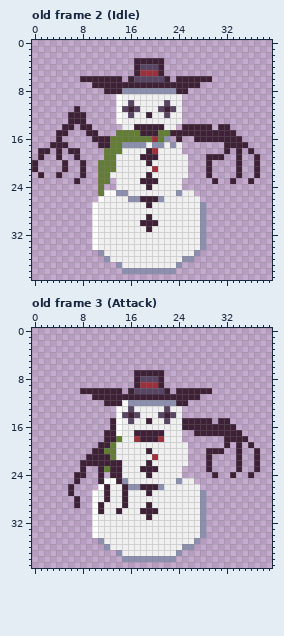
One commit to this pixel-art file: phaser/concepts/enemy-snowman.aseprite. Above is the file before it was changed.
40x40 pixels, 3 frames. Shown: old frame 2 (Idle), old frame 3 (Attack). The commit also changed other frames, which this record leaves out.
Now the later version:
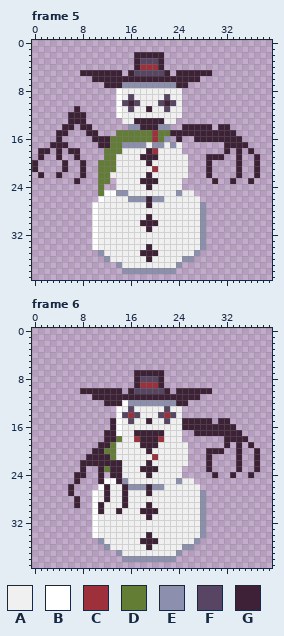
Palette (. is transparent): A #f0f0f0  B #ffffff  C #9d303b  D #647d34  E #8c8fae  F #584563  G #3e2137
A new or re-ordered frame is compared with the old frame closest to it.
Edits made:
frames 3 -> 6
--- frame 5 is new; against old frame 2 (Idle)
@@ x 6..31 @@
  1 ..........................
- 2 ..........................
- 3 ...........GGGGG..........
- 4 ...........GFFFG..........
- 5 ...........GCCCG..........
- 6 ..GGGGGGG.GFFFFFG.GGGGGG..
- 7 ....GGGGGGGGGGGGGGGGGG....
- 8 ......GGGEEEEEEEEEGG......
- 9 ........BAAAAAAAAAA.......
-10 ........BAFAAAAAFAA.......
-11 .G......BFGFAAAFGFA.......
-12 GGG.....BAFAAGAAFAA.......
-13 GGG.....BAAAAAAAAAA.......
-14 G.GG.....AAGGGGGAA.GGGGG.G
-15 ...GG...DDDDGGGDDGGGGGGGGG
+ 2 ...........GGGGG..........
+ 3 ...........GFFFG..........
+ 4 ...........GCCCG..........
+ 5 ..GGGGGGG.GFFFFFG.GGGGGG..
+ 6 ....GGGGGGGGGGGGGGGGGG....
+ 7 ......GGGEEEEEEEEEGG......
+ 8 ........BAAAAAAAAAA.......
+ 9 ........BAFAAAAAFAA.......
+10 ........BFGFAAAFGFA.......
+11 .G......BAFAAGAAFAA.......
+12 GGG.....BAAAAAAAAAA.......
+13 GGG......AAGGGGGAA........
+14 G.GG......EEGGGEE..GGGGG.G
+15 ...GG...DDDDDDCDDGGGGGGGGG
 16 ....GGGDDDDDDDCDE.G..GGGGG
@@ x 16..22 @@
 25 AAAAAAA
-26 EEGGGEA
+26 EEEGEEA
 27 AAAGAAA
@@ x 16..22 @@
 33 AAAAAAA
-34 AAAAAAA
-35 AAAAAAA
-36 AAAAAAA
+34 AAAGAAA
+35 AAGGGAA
+36 AAAGAAA
 37 AAAAAAA
--- frame 6 is new; against old frame 3 (Attack)
@@ x 14..24 @@
 13 BAFAAAAAFAA
-14 BFGFAAAFGFA
+14 BFCFAAAFCFA
 15 BAFAAGAAFAA
@@ x 16..22 @@
 18 ACGGGCA
-19 AAAAAAA
+19 AAGGGAA
 20 AAAGAAA
@@ x 16..22 @@
 25 AAAAAAA
-26 EEGGGEA
+26 EEEGEEA
 27 AAAGAAA
@@ x 16..22 @@
 33 AAAAAAA
-34 AAAAAAA
-35 AAAAAAA
-36 AAAAAAA
+34 AAAGAAA
+35 AAGGGAA
+36 AAAGAAA
 37 AAAAAAA
Boxes around the changes in both pictures, in picture pixels (x1, y1, x2, y2):
changed: (80, 52, 212, 136)
changed: (140, 196, 158, 202)
changed: (140, 244, 158, 262)
changed: (128, 412, 134, 418)
changed: (164, 412, 170, 418)
changed: (140, 442, 158, 448)
changed: (140, 484, 158, 490)
changed: (140, 532, 158, 550)
